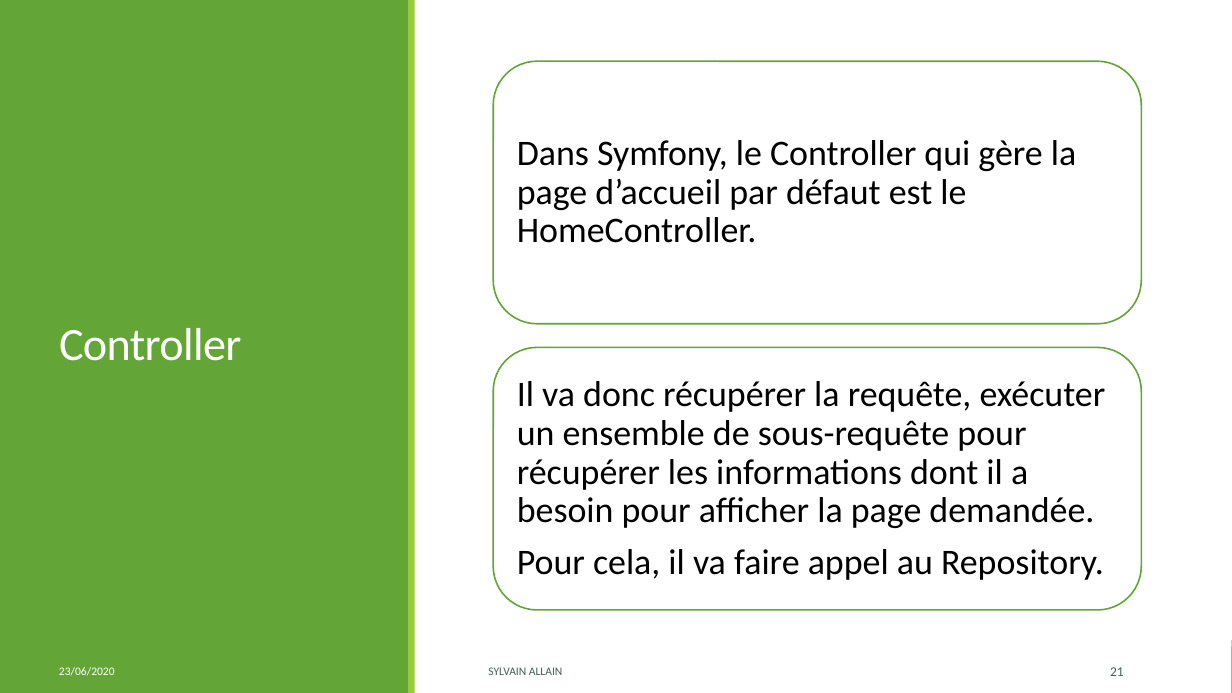
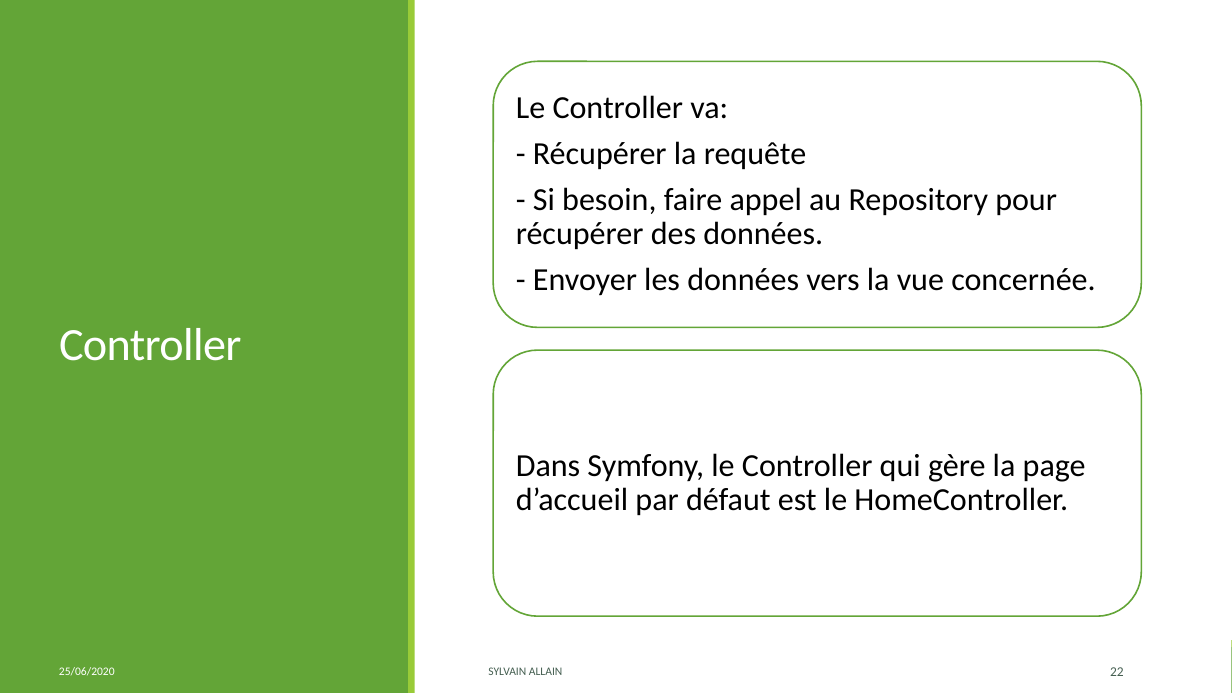
Before and after one commit to S2LF/ProjetPro, a slide deck: slide 22 of ProjetTof’Box.pptx (slide 21 before the commit). Drawn at 1232x693 pixels with LibreOffice and Linux fonts; fonts in the diff are those of the drawing. Boxes give left, top, right and bottom in pixels: in the first picture for what was removed or moved away, otherwise in the second. Text is boxed around its words. In the diff, an @@ line names an element or a change of style, - is before the commit and + after.

Commit message:
Last PPT

```diff
--- a/ProjetTof’Box.pptx
+++ b/ProjetTof’Box.pptx
@@ rounded rectangle: place and size @@
-rounded rectangle at box(494, 61, 1141, 323)
+rounded rectangle at box(494, 61, 1141, 327)
@@ text added at box(516, 95, 1095, 296), 25 pt, text #000000 @@
+Le Controller va:
+- Récupérer la requête
+- Si besoin, faire appel au Repository pour récupérer des données.
+- Envoyer les données vers la vue concernée.
@@ rounded rectangle: place and size @@
-rounded rectangle at box(494, 348, 1141, 610)
+rounded rectangle at box(494, 350, 1141, 616)
@@ text "Dans Symfony, le Controller qui ...": place and size @@
-text "Dans Symfony, le Controller qui ..." at box(517, 140, 1076, 243)
+text "Dans Symfony, le Controller qui ..." at box(516, 453, 1086, 516)
@@ text "Dans Symfony, le Controller qui ..." at box(516, 453, 1086, 516): size 28 to 25 pt; less space between paragraphs @@
@@ text removed at box(517, 381, 1106, 580) @@
-Il va donc récupérer la requête, exécuter un ensemble de sous-requête pour récupérer les informations dont il a besoin pour afficher la page demandée.
-Pour cela, il va faire appel au Repository.
@@ text at box(59, 667, 115, 676): text changed @@
-23/06/2020
+25/06/2020
@@ page number at box(1110, 667, 1124, 676): text changed @@
-21
+22
```
Also in this commit, not shown: 29 other slides changed, 1 slide added, 2 other files.
